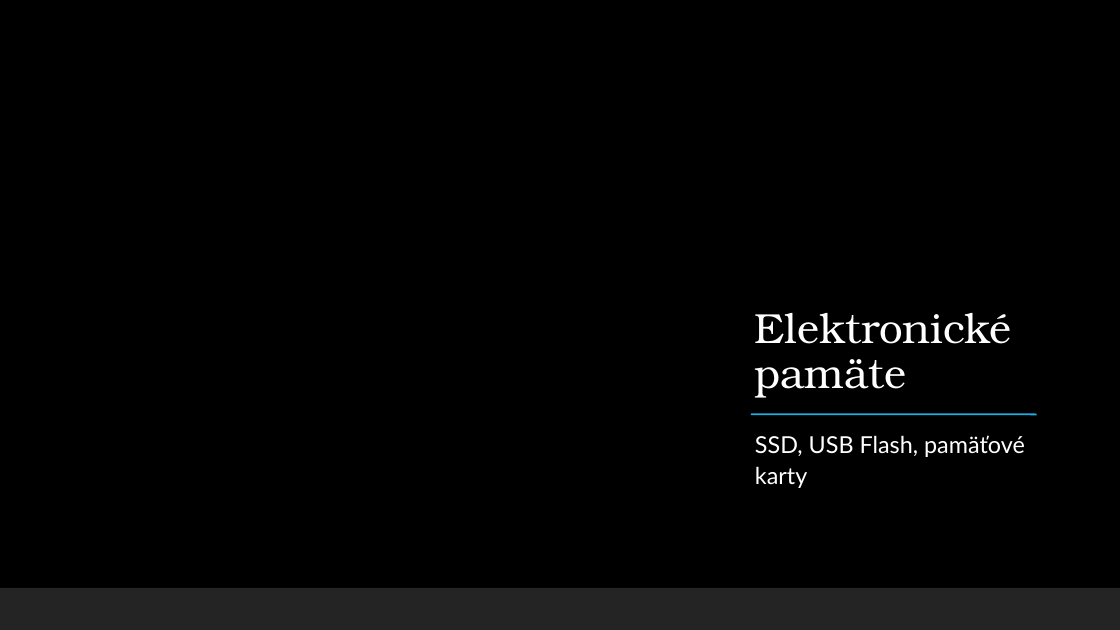
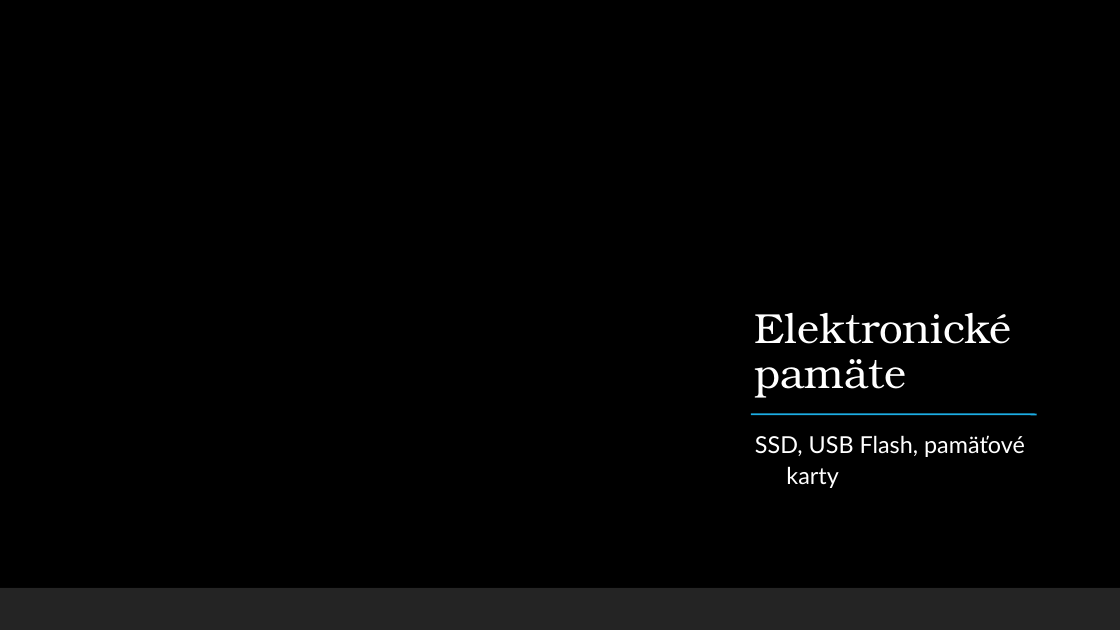
Before and after one commit to Matejejko/Skola, a slide deck: slide 1 of skola/Základy IKT systémov - hardware (ZIH)/Elektronické pamäte 11.2.ppt. Drawn at 1120x630 pixels with LibreOffice and Linux fonts; fonts in the diff are those of the drawing; background and template pictures are left out. Boxes give left, top, right and bottom in pixels: in the first picture for what was removed or moved away, otherwise in the second. Text is boxed around its words. In the diff, an @@ line names an element or a change of style, - is before the commit and + after.

```diff
--- a/skola/Základy IKT systémov - hardware (ZIH)/Elektronické pamäte 11.2.ppt
+++ b/skola/Základy IKT systémov - hardware (ZIH)/Elektronické pamäte 11.2.ppt
@@ subtitle "SSD, USB Flash, pamäťové karty" at <box>755,435,1025,488</box>: indent changed @@
```
Also in this commit, not shown: 10 other slides changed, 1 slide removed.
